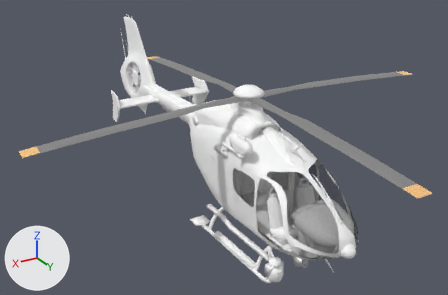
The glTF model searchlightHelicopter.gltf as it was, and as the next commit left it.
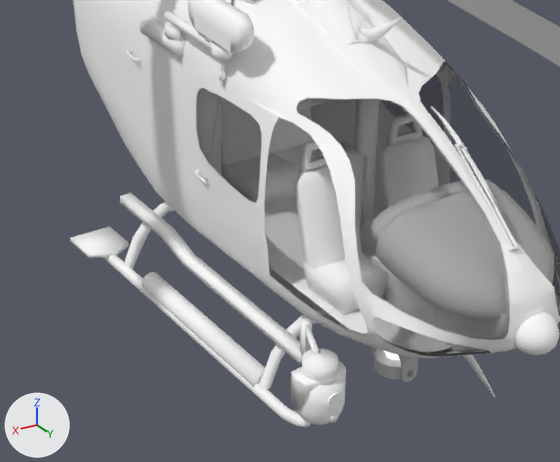
Each version is shown whole from a camera (50 mm lens) standing at (7.27, 10.97, 6.31) and looking at (0.02, -1.12, 0.26), then close up on the part from 37% to 80% of the width and 47% to 100% of the height. Every picture has the same lights, and +X, +Y and +Z are marked at lower left. The first two pictures are the older version. Where no turn or scale is listed for an object, it has been applied to the vertices. Vertices at exactly the same position are counted once.

In view in the first close-up: 'chassis_1', 'chassis_2', 'chassis_3', 'mainRotor', 'spotlightBase' and 4 more.
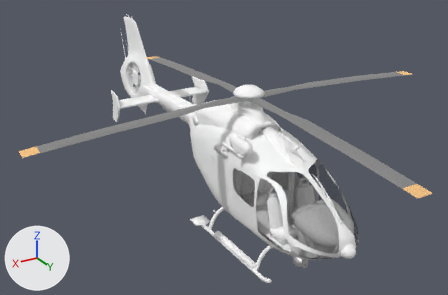
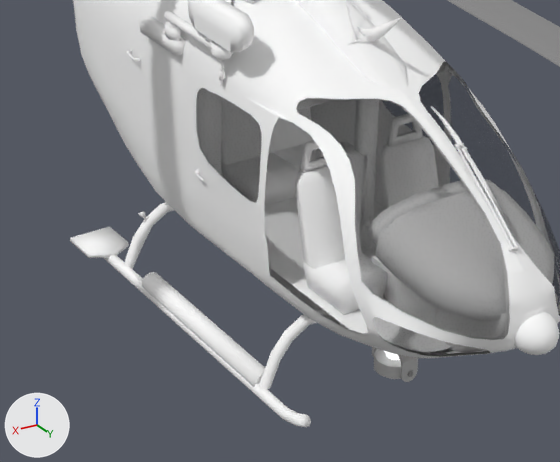
Scene script edits in JSON lines:
```json
{"block": "me_mesh_2", "where": "# used by ob_chassis_1; location = (0.0, 0.0, 0.0)"}
{"op": "remove", "block": "me_mesh_2", "code": "me_mesh_2.from_pydata(...)  # 9792 vertices, 17732 faces; spans x -1.47..1.43, y -7.56..3.62, z -1.4..2.56"}
{"op": "add", "block": "me_mesh_2", "code": "me_mesh_2.from_pydata(...)  # 9280 vertices, 16743 faces; spans x -1.47..1.43, y -7.56..3.62, z -1.4..2.56"}
{"block": "me_mesh_2", "change": "me_mesh_2 part 1: 13 loose pieces with 486 vertices, spanning x -1.13..1.19, y -0.47..2.66, z -1.15..-0.62, are deleted"}
{"block": "me_mesh_2", "change": "me_mesh_2 part 2"}
{"block": "me_mesh_2", "change": "10 vertices are removed from x -0.01..0.0, y 2.82..3.14, z -0.92..-0.79"}
{"block": "me_mesh_2", "change": "23 faces are deleted"}
{"block": "me_mesh_2", "change": "other edits to the shape of me_mesh_2 do not show in these pictures"}
```

Location of each change, [x1, y1, x2, y2] in pixels of the close-ups (560 x 462 px):
```json
{"part": 1, "of": "me_mesh_2", "change": "deleted", "before": [120, 193, 346, 425]}
{"part": 2, "of": "me_mesh_2", "change": "deleted", "before": [463, 355, 496, 398]}
```
